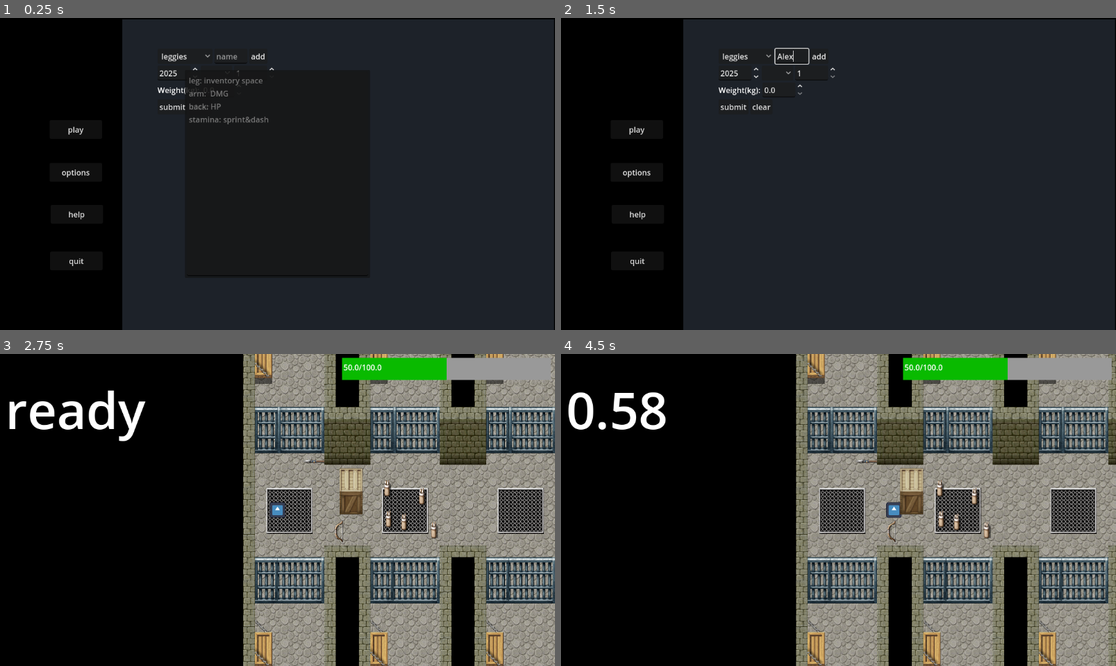
Above: before the commit, frames 1-4 (two rows, left to right).
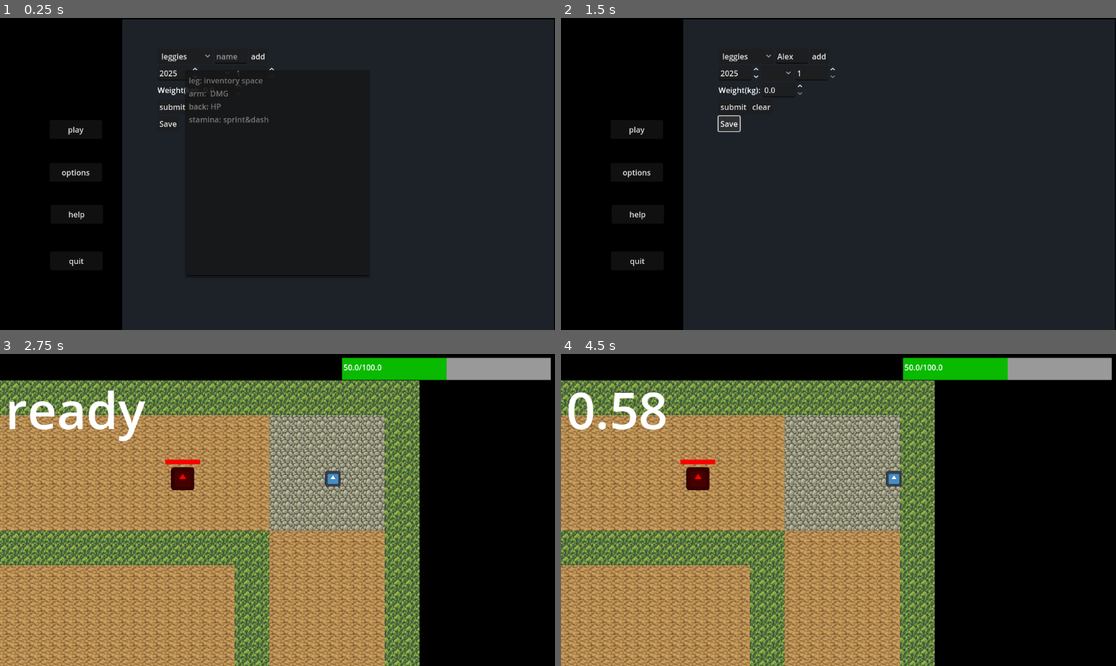
Above: after the commit, the same moments.

Repository: Actusel/fantastic-octo-computing-machine
Game: Godot game, scene res://menus/main_menu.tscn
Same seed, same stepped clock (60 frames per second), same inputs: the game is played once before the commit and once after it. The engine's default icon, where the game draws it, is replaced by a stand-in: a white triangle on a blue panel in a dark square.
Inputs (mouse positions are in pixels of both pictures, inside the frame that each line leads up to):
- Up to frame 1 (0.25 s): no input
- Up to frame 2 (1.5 s): click (794, 55) at 0.52 s; type "Alex" at 0.6 s; click (727, 124) at 1.25 s, where only the run after the commit has a clickable "Save"
- Up to frame 3 (2.75 s): click "play" at 2 s
- Up to frame 4 (4.5 s): tap Enter at 2.75 s; move the mouse to (960, 494) at 2.77 s; hold Right (moveright) 2.78-3.5 s; tap E (use) at 2.85 s; click (960, 494) at 2.92 s; drag from (727, 525) to (827, 450) at 3.52 s; tap Space (attack) at 4.25 s; move the mouse to (894, 441) at 4.27 s; hold Right (moveright) from 4.28 s (still down); tap Shift (dash) at 4.35 s; click (894, 441) at 4.42 s

The runs differ from the first frame. In frame 1, less than 0.1% of the frame differs, in the area x 28-32%, y 32-35%; in frame 2, 0.2%; in frame 3, 88%, in the area x 0-100%, y 0-100%; in frame 4, 88%.
Error after the commit: Invalid access to property or key 'pressed' on a base object of type 'null instance'. (res://menus/exercise_statistics.gd:29)

Commit message:
Add SaveManager and equipment management functions
Introduces SaveManager.gd for saving and loading game state, including inventory and equipment. Adds unequip_all and reapply_equipment_effects to Global.gd for proper stat management during save/load. Updates player.gd to reapply equipment effects on ready. Improves inventory slot drag-and-drop logic for stacked item drops. Adds a Save button to exercise_statistics UI and updates main_menu to load a different scene. Also registers SaveManager as an autoload.

Diff:
--- a/Global.gd
+++ b/Global.gd
@@ -216,6 +216,19 @@
 		"weapon":
 			get_tree().call_group("player", "clear_weapon")
 
+func unequip_all() -> void:
+	for key in equipment:
+		if equipment[key] != null:
+			_unequip_effect(equipment[key]["item"])
+			equipment[key] = null
+	emit_signal("inventory_updated")
+
+func reapply_equipment_effects() -> void:
+	for key in equipment:
+		if equipment[key] != null:
+			_equip_effect(equipment[key]["item"])
+
+
 # --- Drag and Drop Helpers ---
 
 func drag_move_inventory_to_inventory(from_idx: int, to_idx: int) -> void:
--- /dev/null
+++ b/SaveManager.gd
@@ -0,0 +1,114 @@
+extends Node
+
+const SAVE_PATH = "user://savegame.json"
+
+func save_game():
+	var save_data = {
+		"level": Global.level,
+		"graph_data": Global.graph_data,
+		"inventory": _serialize_inventory(),
+		"equipment": _serialize_equipment()
+	}
+
+	var file = FileAccess.open(SAVE_PATH, FileAccess.WRITE)
+	if file:
+		var json_string = JSON.stringify(save_data)
+		file.store_string(json_string)
+		print("Game saved to " + SAVE_PATH)
+	else:
+		print("Failed to open save file for writing")
+
+func load_game():
+	if not FileAccess.file_exists(SAVE_PATH):
+		print("No save file found")
+		return
+
+	var file = FileAccess.open(SAVE_PATH, FileAccess.READ)
+	if file:
+		var json_string = file.get_as_text()
+		var json = JSON.new()
+		var parse_result = json.parse(json_string)
+
+		if parse_result == OK:
+			var save_data = json.get_data()
+
+			# Unequip current items to reverse stats before loading new ones
+			Global.unequip_all()
+
+			_apply_save_data(save_data)
+
+			# Re-apply effects of newly loaded equipment
+			Global.reapply_equipment_effects()
+
+			print("Game loaded")
+		else:
+			print("JSON Parse Error: ", json.get_error_message(), " in ", json_string, " at line ", json.get_error_line())
+
+func _serialize_inventory() -> Array:
+	var serialized = []
+	for slot in Global.inventory:
+		if slot == null:
+			serialized.append(null)
+		else:
+			serialized.append({
+				"path": slot["item"].resource_path,
+				"count": slot["count"]
+			})
+	return serialized
+
+func _serialize_equipment() -> Dictionary:
+	var serialized = {}
+	for key in Global.equipment:
+		var slot = Global.equipment[key]
+		if slot == null:
+			serialized[key] = null
+		else:
+			serialized[key] = {
+				"path": slot["item"].resource_path,
+				"count": slot["count"]
+			}
+	return serialized
+
+func _apply_save_data(data: Dictionary):
+	if "level" in data:
+		Global.level = int(data["level"])
+
+	if "graph_data" in data:
+		Global.update(data["graph_data"])
+
+	if "inventory" in data:
+		var saved_inv = data["inventory"]
+		# Ensure size matches saved data if it's larger (to avoid index out of bounds)
+		if saved_inv.size() > Global.inventory.size():
+			Global.inventory.resize(saved_inv.size())
+
+		for i in range(saved_inv.size()):
+			var slot_data = saved_inv[i]
+			if slot_data:
+				var item = load(slot_data["path"])
+				if item:
+					Global.inventory[i] = { "item": item, "count": int(slot_data["count"]) }
+				else:
+					Global.inventory[i] = null
+			else:
+				Global.inventory[i] = null
+
+		# Clear any remaining slots if inventory is larger than saved
+		for i in range(saved_inv.size(), Global.inventory.size()):
+			Global.inventory[i] = null
+
+	if "equipment" in data:
+		var saved_eq = data["equipment"]
+		for key in saved_eq:
+			if key in Global.equipment:
+				var slot_data = saved_eq[key]
+				if slot_data:
+					var item = load(slot_data["path"])
+					if item:
+						Global.equipment[key] = { "item": item, "count": int(slot_data["count"]) }
+					else:
+						Global.equipment[key] = null
+				else:
+					Global.equipment[key] = null
+
+	Global.emit_signal("inventory_updated")
--- a/entities/player/player.gd
+++ b/entities/player/player.gd
@@ -30,11 +30,13 @@
 
 func _ready() -> void:
 	hp_label.text = str(hp_bar.value) + "/" + str(hp_bar.max_value)
-	if Global.equipment["weapon"]:
-		change_weapon(Global.equipment["weapon"]["item"])
+
 	melee_area.body_entered.connect(_on_melee_area_area_entered)
 	melee_area.body_exited.connect(_on_melee_area_area_exited)
 	attack_timer.timeout.connect(_on_attack_timer_timeout)
+
+	# Sync with Global equipment
+	Global.reapply_equipment_effects()
 
 func hp_changed(amount):
 	if not (amount<0 and dashing):
--- a/environments/area_1.tscn
+++ b/environments/area_1.tscn
@@ -9,6 +9,7 @@
 [ext_resource type="PackedScene" uid="uid://dhckiitcqatnk" path="res://items&inventory/items/bow.tscn" id="7_n4imn"]
 [ext_resource type="PackedScene" uid="uid://b57ut7t2odqej" path="res://entities/enemies/melee_enemy.tscn" id="8_wgmrn"]
 [ext_resource type="PackedScene" uid="uid://c4e4vmgjbyk5j" path="res://items&inventory/items/spear.tscn" id="9_xww42"]
+[ext_resource type="PackedScene" uid="uid://brym6sporoaco" path="res://items&inventory/items/red_shield.tscn" id="10_ngsoq"]
 
 [node name="area_1" type="Node2D"]
 
@@ -63,3 +64,9 @@
 
 [node name="item2" parent="." instance=ExtResource("9_xww42")]
 position = Vector2(145, 233)
+
+[node name="RedShield" parent="." instance=ExtResource("10_ngsoq")]
+position = Vector2(246, 255)
+
+[node name="item3" parent="." instance=ExtResource("9_xww42")]
+position = Vector2(227, 350)
--- a/items&inventory/UI/inv_slot.gd
+++ b/items&inventory/UI/inv_slot.gd
@@ -24,6 +24,8 @@
 
 @export var slot_type: slot_types = slot_types.inventory
 @export var emtpy_texture: Texture2D = null
+
+static var dragged_slot: ItemSlot = null
 
 func _ready() -> void:
 	inv = get_tree().root.find_child("inventory", true, false)
@@ -72,16 +74,17 @@
 
 	# Drop logic (spawn in world)
 	var ground_item_scene := preload("uid://dwbqxt7i8lf4j")
-	var ground_item := ground_item_scene.instantiate()
-	ground_item.item_data = item_data
-
 	var player = inv.player
+	var drop_pos = global_position
 	if player:
-		ground_item.global_position = player.global_position
-	else:
-		ground_item.global_position = global_position
-
-	get_tree().current_scene.add_child(ground_item)
+		drop_pos = player.global_position
+
+	# Spawn multiple items for the stack
+	for i in range(stack_count):
+		var ground_item := ground_item_scene.instantiate()
+		ground_item.item_data = item_data
+		ground_item.global_position = drop_pos + Vector2(randf_range(-10, 10), randf_range(-10, 10))
+		get_tree().current_scene.add_child(ground_item)
 
 	# Remove from data
 	if slot_type == slot_types.inventory:
@@ -107,6 +110,8 @@
 func _get_drag_data(at_position: Vector2):
 	if not filled: return null
 
+	dragged_slot = self
+
 	var preview = TextureRect.new()
 	preview.texture = item_display.texture
 	preview.expand_mode = TextureRect.EXPAND_IGNORE_SIZE
@@ -172,13 +177,15 @@
 		if has_node("ColorRect"):
 			get_node("ColorRect").modulate = Color(1, 1, 1, 1) # Reset color
 
-		if not is_drag_successful():
-			var mouse_pos = get_global_mouse_position()
-			# Check if mouse is outside the inventory UI
-			if inv and is_instance_valid(inv):
-				var inv_rect = inv.get_global_rect()
-				if not inv_rect.has_point(mouse_pos):
-					_on_item_drop()
+		if dragged_slot == self:
+			if not is_drag_successful():
+				var mouse_pos = get_global_mouse_position()
+				# Check if mouse is outside the inventory UI
+				if inv and is_instance_valid(inv):
+					var inv_rect = inv.get_global_rect()
+					if not inv_rect.has_point(mouse_pos):
+						_on_item_drop()
+			dragged_slot = null
 
 func _gui_input(event: InputEvent) -> void:
 	if event is InputEventMouseButton:
--- a/menus/exercise_statistics.gd
+++ b/menus/exercise_statistics.gd
@@ -11,6 +11,7 @@
 @onready var line_edit: LineEdit = $VBoxContainer/HBoxContainer/new_graph
 @onready var graph_ = $"graph_"
 @onready var label: Label = $VBoxContainer/WeightRow/label
+@onready var save_to_file: Button = $VBoxContainer/HBoxContainer2/SaveToFile
 
 var graph_data := {}
 var current_graph := "leggies"
@@ -25,6 +26,7 @@
 	option_button.item_selected.connect(_on_graph_selected)
 	submit.pressed.connect(_on_submit)
 	clear.pressed.connect(_on_clear)
+	save_to_file.pressed.connect(_on_save_button_pressed)
 	add_graph.pressed.connect(_on_add_graph)
 	graph_.update_graph(graph_data)
 
@@ -88,3 +90,6 @@
 
 func _on_clear():
 	pass
+
+func _on_save_button_pressed():
+	pass
--- a/menus/exercise_statistics.tscn
+++ b/menus/exercise_statistics.tscn
@@ -114,3 +114,10 @@
 [node name="clear" type="Button" parent="VBoxContainer/ButtonsRow"]
 layout_mode = 2
 text = "clear"
+
+[node name="FileSaveRow" type="HBoxContainer" parent="VBoxContainer"]
+layout_mode = 2
+
+[node name="SaveToFile" type="Button" parent="VBoxContainer/FileSaveRow"]
+layout_mode = 2
+text = "Save"
--- a/menus/main_menu.gd
+++ b/menus/main_menu.gd
@@ -18,7 +18,7 @@
 	popup_panel.visibility_changed.connect(_toggled)
 
 func start_game():
-	get_tree().change_scene_to_file("res://environments/area_1.tscn")
+	get_tree().change_scene_to_file("res://environments/maze.tscn")
 	Global.emit_signal("game_started")
 
 
--- a/project.godot
+++ b/project.godot
@@ -18,6 +18,7 @@
 [autoload]
 
 Global="*res://Global.gd"
+SaveManager="*res://SaveManager.gd"
 
 [global_group]
 
Not shown, added: SaveManager.gd.uid
Not shown: 1 places in environments/area_1.tscn that only renumber resources
